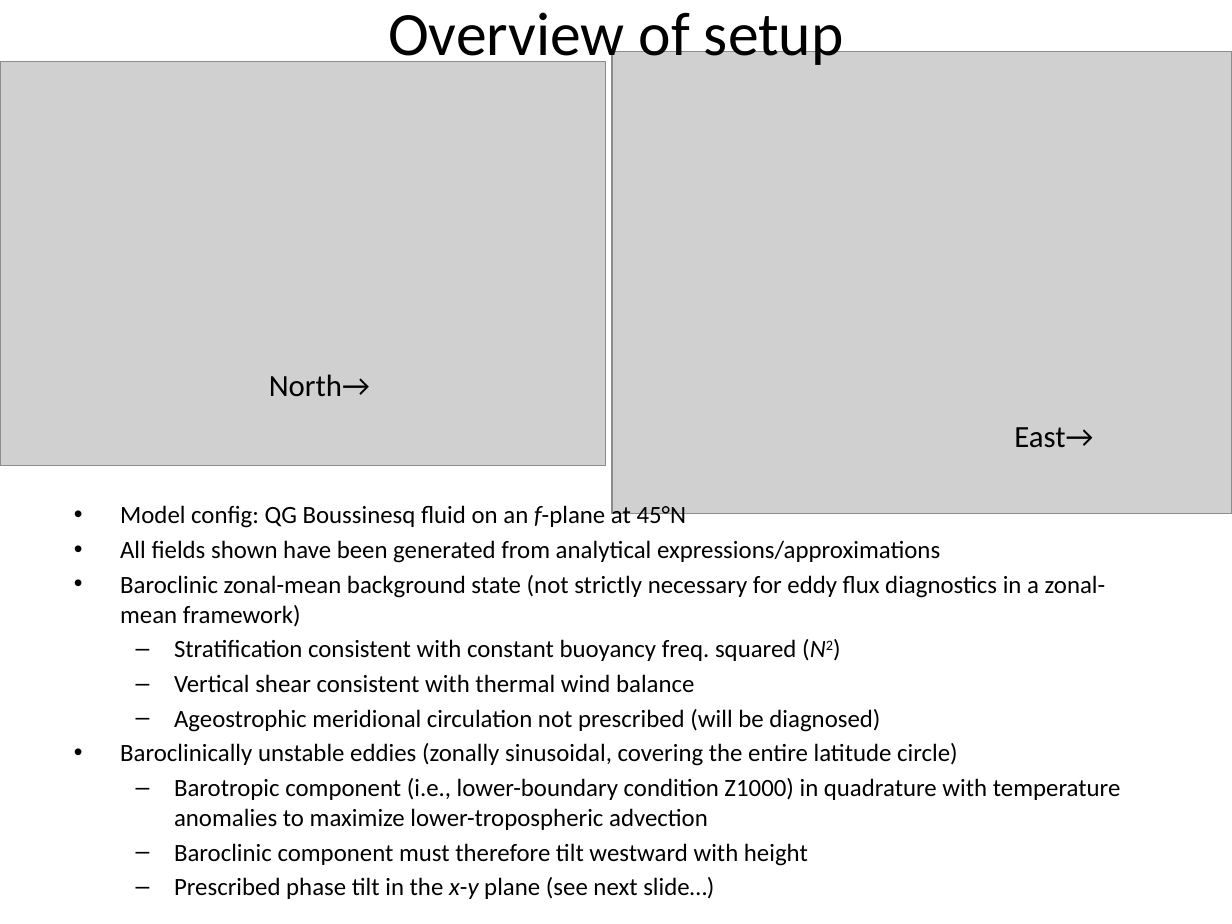
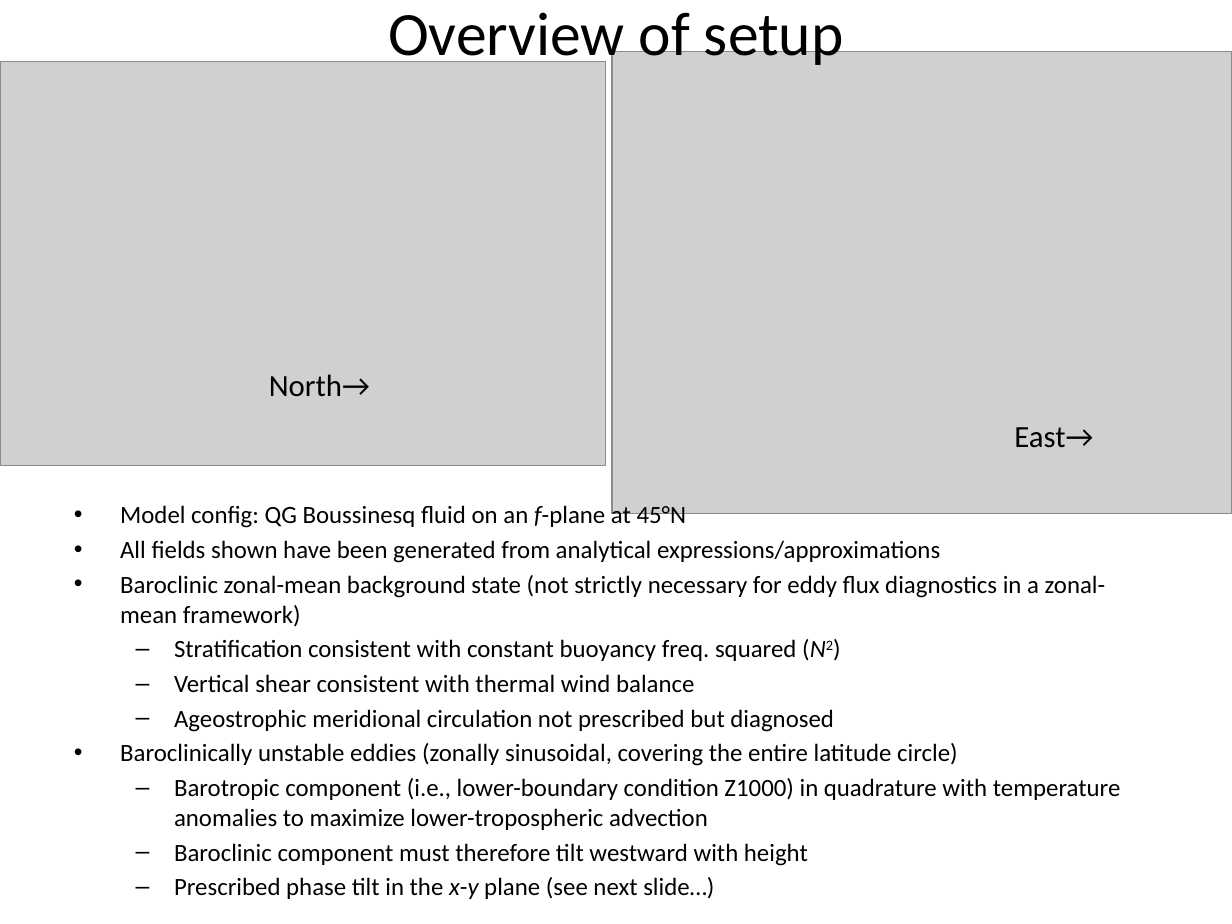
Before and after one commit to jpan84/QGomega, a slide deck: slide 2 of baroc_wv_diag_draft.pptx. Drawn at 1232x924 pixels with LibreOffice and Linux fonts; fonts in the diff are those of the drawing; grey boxes stand for pictures. Boxes give left, top, right and bottom in pixels: in the first picture for what was removed or moved away, otherwise in the second. Text is boxed around its words. In the diff, an @@ line names an element or a change of style, - is before the commit and + after.

```diff
--- a/baroc_wv_diag_draft.pptx
+++ b/baroc_wv_diag_draft.pptx
@@ text at [174,709,834,732]: text changed @@
-  – Ageostrophic meridional circulation not prescribed (will be diagnosed)
+  – Ageostrophic meridional circulation not prescribed but diagnosed
```
Also in this commit, not shown: 2 other slides changed, 2 slides added.
